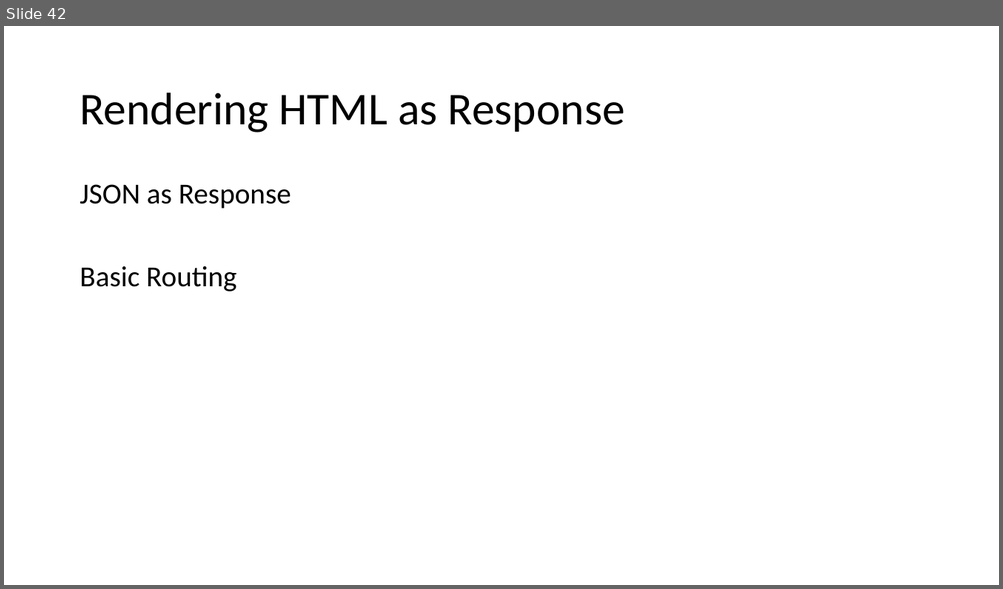
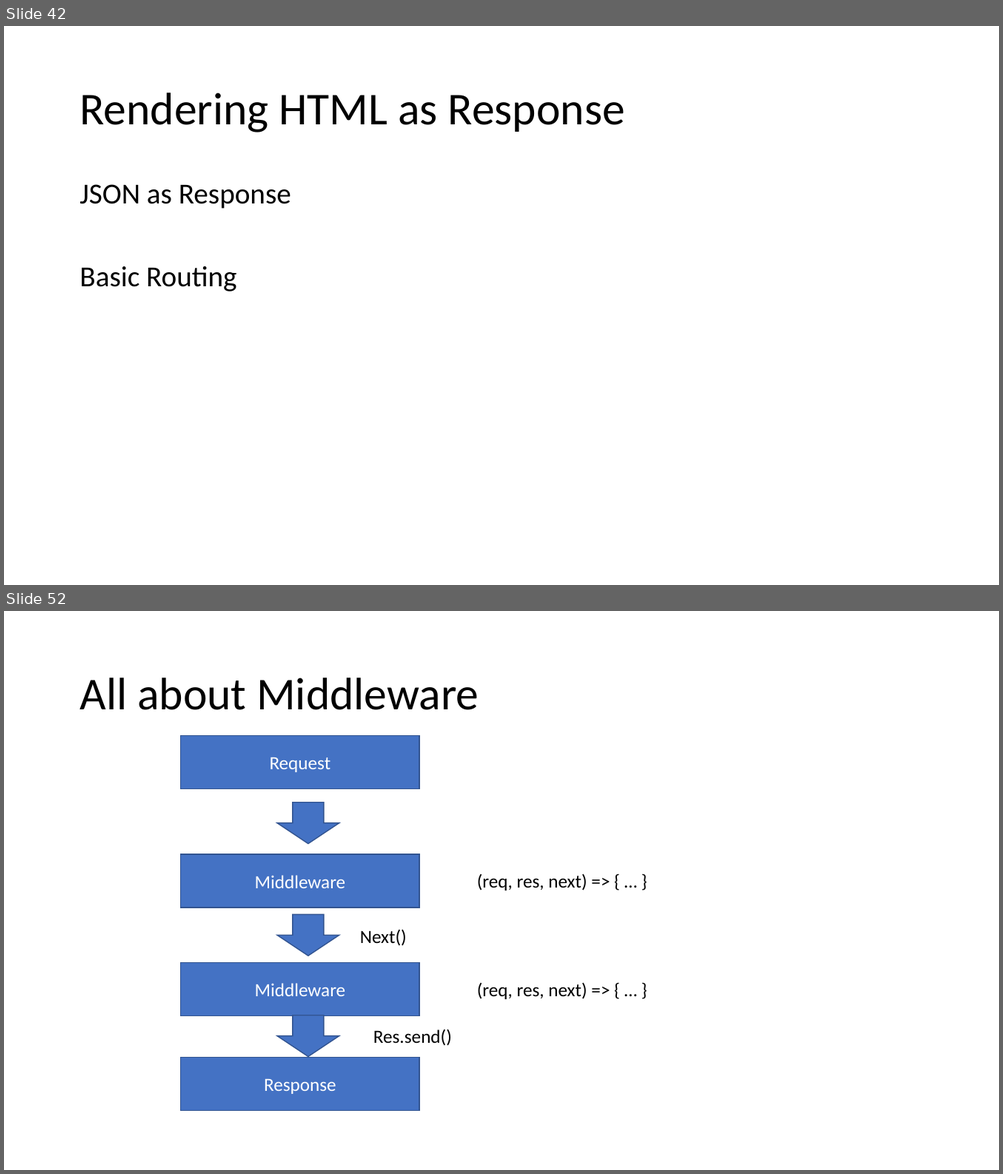
Before and after one commit to PiyushChaturvedii/Batch04, a slide deck: What is Node.pptx. Shown one above the other, each under a label of ours: slide 42 before the commit, slides 42 and 52 after it; the slides between them are not shown. The pictures are 1003x589 and 1003x1174 pixels, drawn with LibreOffice and Linux fonts; fonts in the diff are those of the drawing. Boxes give left, top, right and bottom in pixels: in the first picture for what was removed or moved away, otherwise in the second. Text is boxed around its words. In the diff, an @@ line names an element or a change of style, - is before the commit and + after.

```diff
--- a/What is Node.pptx
+++ b/What is Node.pptx
@@ slide 52 added at [4,611,999,1170], background #FFFFFF @@
@@ title added at [79,678,478,710], 44 pt, text #000000 @@
+All about Middleware
@@ rectangle added at [181,735,420,789], fill #4472C4, outline #325491 1 pt, 18 pt, text #FFFFFF @@
+Request
@@ down arrow added at [277,803,339,844], fill #4472C4, outline #325491 1 pt @@
@@ rectangle added at [181,854,420,908], fill #4472C4, outline #325491 1 pt, 18 pt, text #FFFFFF @@
+Middleware
@@ text added at [477,874,586,891], 18 pt, text #000000 @@
+(req, res, next) => { … }
@@ down arrow added at [277,914,339,956], fill #4472C4, outline #325491 1 pt @@
@@ text added at [360,929,407,946], 18 pt, text #000000 @@
+Next()
@@ rectangle added at [181,963,420,1017], fill #4472C4, outline #325491 1 pt, 18 pt, text #FFFFFF @@
+Middleware
@@ text added at [477,982,586,999], 18 pt, text #000000 @@
+(req, res, next) => { … }
@@ down arrow added at [277,1015,339,1056], fill #4472C4, outline #325491 1 pt @@
@@ text added at [373,1029,452,1046], 18 pt, text #000000 @@
+Res.send()
@@ rectangle added at [181,1058,420,1112], fill #4472C4, outline #325491 1 pt, 18 pt, text #FFFFFF @@
+Response
```
Also in this commit, not shown: 9 other slides added, 5 other files.
